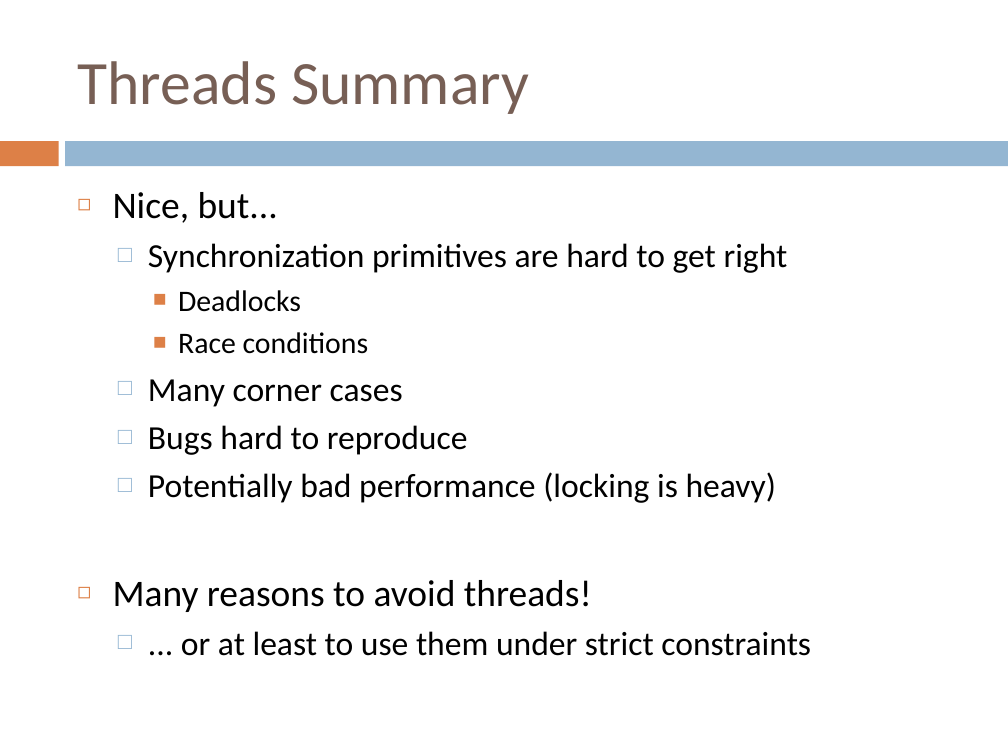
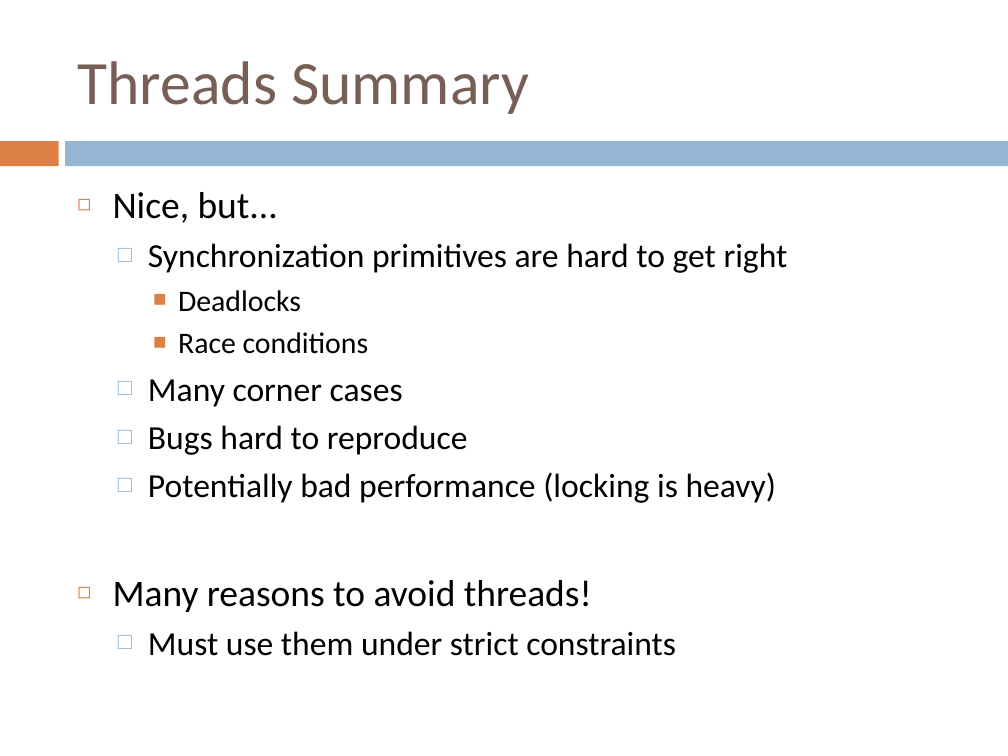
Before and after one commit to crista/EPS-slides, a slide deck: slide 44 of EPS-Concurrency1.ppt (slide 42 before the commit). Drawn at 1008x756 pixels with LibreOffice and Linux fonts; fonts in the diff are those of the drawing. Boxes give left, top, right and bottom in pixels: in the first picture for what was removed or moved away, otherwise in the second. Text is boxed around its words. In the diff, an @@ line names an element or a change of style, - is before the commit and + after.

```diff
--- a/EPS-Concurrency1.ppt
+++ b/EPS-Concurrency1.ppt
@@ text at [148, 631, 676, 656]: text changed @@
-  □ ... or at least to use them under strict constraints
+  □ Must use them under strict constraints
```
Also in this commit, not shown: 4 other slides changed, 2 slides added, 1 other file.
